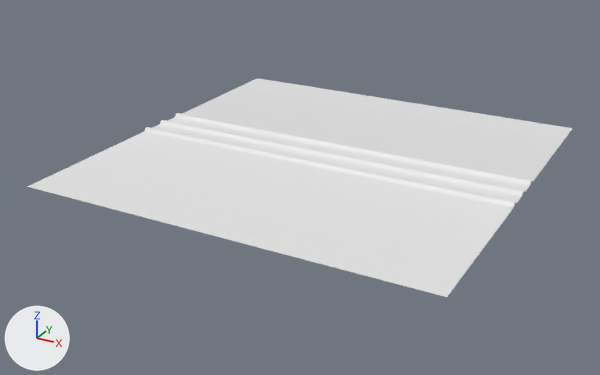
One commit to the FBX model Assets/Source/Content/Meshes/BackPlane.fbx: the scene before it, then after it.
Rendered twice from a 50 mm camera at (3.52, -6.89, 3.03) aimed at (-0.22, -0.09, -0.37). The lights are fixed; the arrows at lower left show +X, +Y and +Z.

The older version as bpy lines, for what is in view:
```python
me_mesh = bpy.data.meshes.new('Mesh')
me_mesh.from_pydata(...)  # 80 vertices, 39 faces; spans x -2.0..2.0, y -2.0..2.0, z 0.0..0.03
ob_backplane = bpy.data.objects.new('BackPlane', me_mesh)
ob_backplane.location = (0.0, 0.0, 0.0)
```
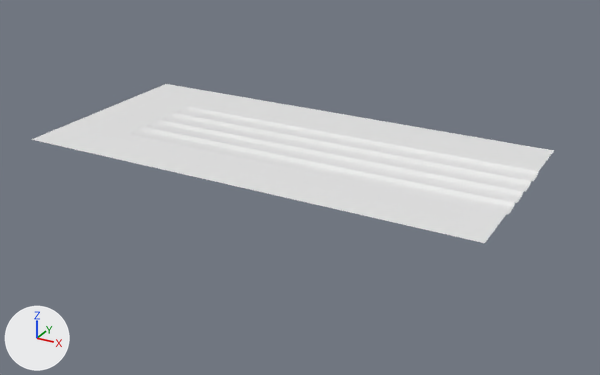
Changed parts and their boxes [x1, y1, x2, y2] in the pictures (600 x 375 px):
'BackPlane', reshaped (27% shorter)
    before: [27, 78, 573, 297]
    after: [31, 84, 554, 243]

Edits to the bpy script that builds the scene:
```text
Change me_mesh:
    used by ob_backplane; location = (0.0, 0.0, 0.0)
    remove me_mesh.from_pydata(...)  # 80 vertices, 39 faces; spans x -2.0..2.0, y -2.0..2.0, z 0.0..0.03
    add me_mesh.from_pydata(...)  # 328 vertices, 272 faces; spans x -2.81..2.0, y -1.14..1.14, z 0.0..0.03
    me_mesh part 1
    13 vertices are removed from x -2.0..2.0, y -2.0..2.0, z 0.0..0.01
    22 faces are deleted
    3 vertices in x 2.0, y -0.33..0.21, z 0.0 move by (0.0, -0.01, 0.0)
    6 vertices move within x -2.0..2.0, y -0.29..0.25, z 0.03
    183 vertices are added at x -2.81..2.0, y -1.14..1.14, z 0.0..0.03
    11 new vertices lie (-0.04, 0.0, 0.03) away from vertices in x -2.0, y -0.32..0.34, z 0.0
    15 new vertices lie (-0.75, 0.0, 0.0) away from vertices in x -2.06, y -0.29..0.3, z 0.03
    8 new vertices lie (-0.75, 0.0, 0.0) away from vertices in x -2.06, y -0.34..0.34, z 0.03
    6 new vertices lie (-0.75, 0.0, 0.0) away from vertices in x -2.06, y -0.32..0.24, z 0.03
    6 new vertices lie (0.0, -0.07, 0.0) away from vertices in x -2.81..2.0, y -0.34..-0.33, z 0.0..0.03
    6 new vertices lie (0.0, -0.06, 0.0) away from vertices in x -2.81..2.0, y -0.41, z 0.0..0.03
    6 new vertices lie (0.0, 0.07, 0.0) away from vertices in x -2.81..2.0, y 0.34, z 0.0..0.03
    6 new vertices lie (0.0, 0.06, 0.0) away from vertices in x -2.81..2.0, y 0.41, z 0.0..0.03
    14 new vertices lie (4.0, 0.0, 0.0) away from vertices in x -2.0, y -1.14..1.14, z 0.02..0.03
    255 new faces join them
```
